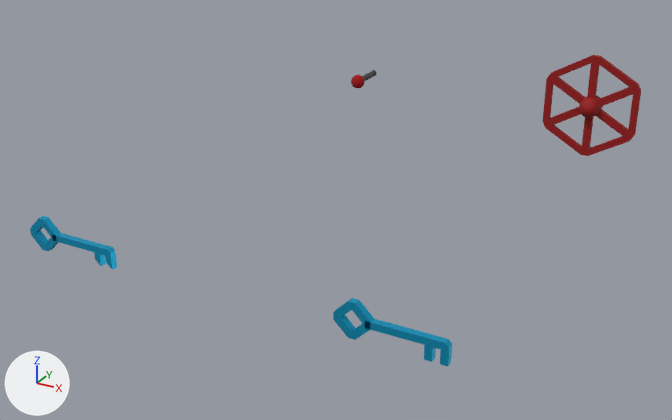
The Blender file blender_models/items/Items.blend, before and after one commit.
Rendered twice from a 50 mm camera at (2.85, -4.73, 1.14) aimed at (1.43, -2.14, -0.15). Lighting does not change. The marker at lower left points along +X, +Y and +Z.

The first picture shows 'Key 1', 'Key 2', 'Lever Handle', 'Valve'.
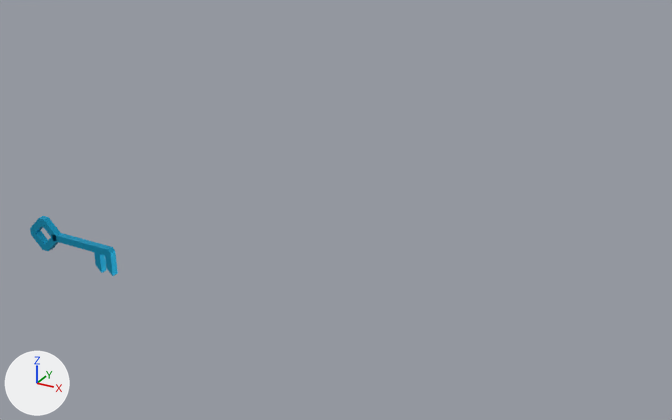
Location of each change, (x1, y1, x2, y2) in pixels of the pictures (672 x 420 px):
'Valve', hidden (red)
    before: (543, 55, 641, 156)
'Key 2', hidden (cyan)
    before: (333, 298, 452, 366)
'Key 1', reshaped (11% taller)
    before: (30, 216, 117, 270)
    after: (30, 216, 118, 276)
'Lever Handle', hidden
    before: (351, 70, 377, 88)
part 1 of me_cube, built on
    before: (53, 236, 117, 270)
    after: (52, 235, 118, 276)
part 2 of me_cube_001, built on (cyan)
    before: (365, 322, 452, 366)

The change, as a diff of the scene's bpy script:
```diff
--- a/blender_models/items/Items.blend.py
+++ b/blender_models/items/Items.blend.py
@@ me_cube @@
 # used by ob_key_1; location = (1.0, -3.0, 0.0)
-me_cube.from_pydata(...)  # 46 vertices, 41 faces; spans x -0.1..0.2, y -0.01..0.01, z -0.05..0.05
+me_cube.from_pydata(...)  # 50 vertices, 47 faces; spans x -0.1..0.2, y -0.01..0.01, z -0.07..0.05
+# me_cube part 1
+# 4 vertices are removed from x 0.18..0.2, y -0.01..0.01, z -0.05..-0.03
+# 7 faces are deleted
+# 4 vertices in x 0.14..0.16, y -0.01..0.01, z -0.05..-0.03 move by (0.0, 0.0, -0.02)
+# 8 vertices are added at x 0.18..0.2, y -0.01..0.01, z -0.07..-0.01
+# 13 new faces join them
 me_cube.materials.append(mat_key)
@@ me_cube_001 @@
 # used by ob_key_2; location = (2.0, -3.0, 0.0)
-me_cube_001.from_pydata(...)  # 46 vertices, 41 faces; spans x -0.1..0.2, y -0.01..0.01, z -0.05..0.05
+me_cube_001.from_pydata(...)  # 58 vertices, 53 faces; spans x -0.1..0.2, y -0.01..0.01, z -0.07..0.05
+# me_cube_001 part 2
+# 2 vertices are removed from x 0.2, y -0.01..0.01, z -0.05
+# 6 faces are deleted
+# 2 vertices move from x 0.16, y -0.01..0.01, z -0.05 to x 0.16, y -0.01..0.01, z -0.07
+# 7 vertices are added at x 0.1..0.2, y -0.01, z -0.07..-0.01
+# 7 new vertices lie (0.0, 0.02, 0.0) away from vertices in x 0.1..0.2, y -0.01, z -0.07..-0.01
+# 18 new faces join them
 me_cube_001.materials.append(mat_key)
@@ ob_key_2 @@
 ob_key_2.location = (2.0, -3.0, 0.0)
+ob_key_2.hide_set(True)  # its collection is switched off
@@ ob_lever_handle @@
 ob_lever_handle.location = (1.0, -1.0, 0.0)
+ob_lever_handle.hide_set(True)  # its collection is switched off
@@ ob_valve @@
 ob_valve.location = (2.0, -1.0, 0.0)
+ob_valve.hide_set(True)  # its collection is switched off
```
